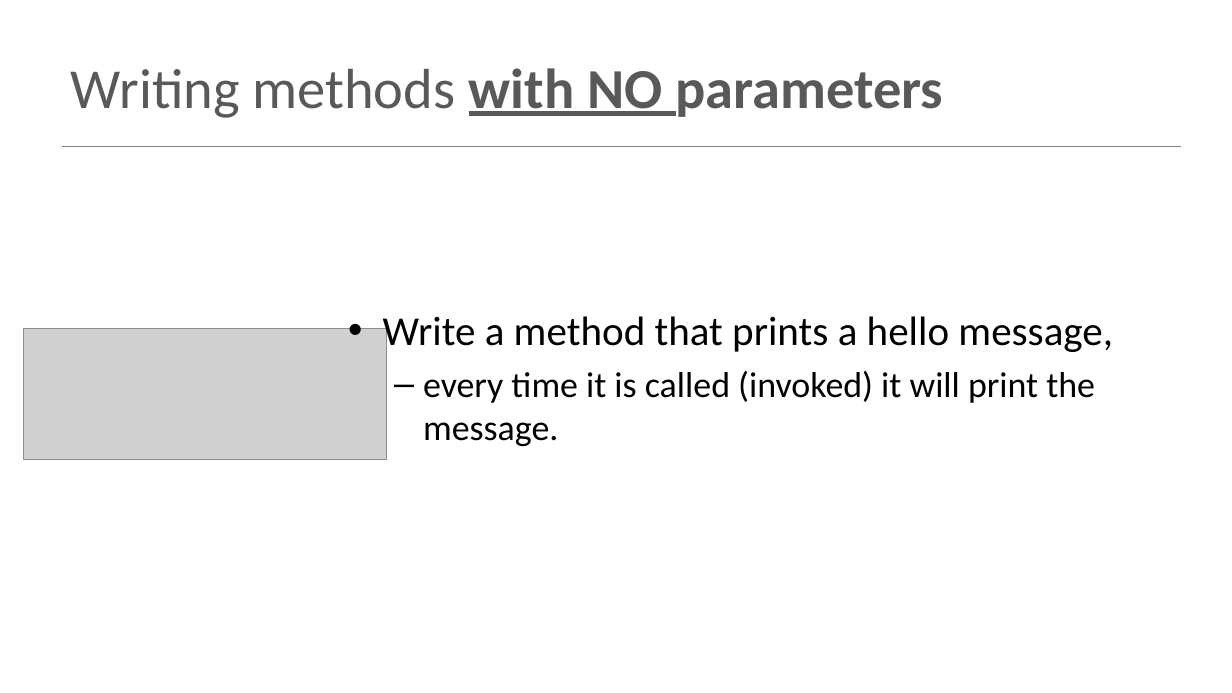
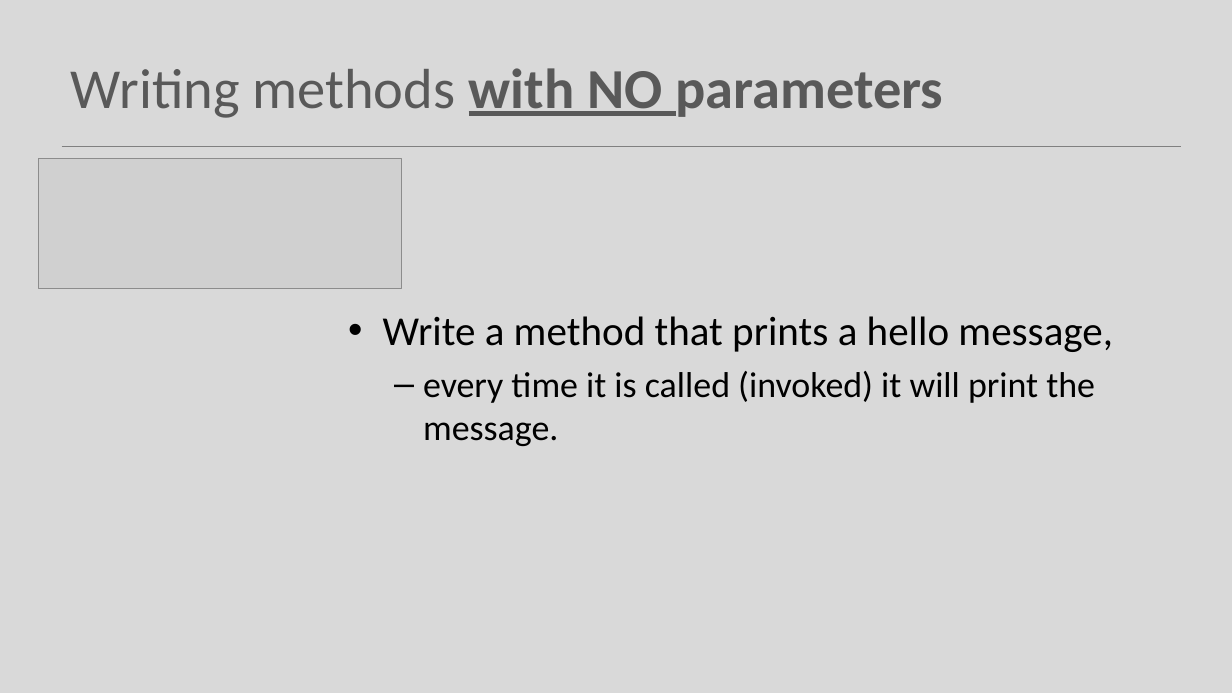
Before and after one commit to Programming-Fundamentals-SETU/prog-fund-1-sept-25, a slide deck: slide 7 of topic07-methods/unit-1/talk-2-bespoke-methods/bespoke-methods.pptx. Drawn at 1232x693 pixels with LibreOffice and Linux fonts; fonts in the diff are those of the drawing; grey boxes stand for pictures. Boxes give left, top, right and bottom in pixels: in the first picture for what was removed or moved away, otherwise in the second. Text is boxed around its words. In the diff, an @@ line names an element or a change of style, - is before the commit and + after.

Commit message:
more on methods

```diff
--- a/topic07-methods/unit-1/talk-2-bespoke-methods/bespoke-methods.pptx
+++ b/topic07-methods/unit-1/talk-2-bespoke-methods/bespoke-methods.pptx
@@ background #FFFFFF to #D9D9D9 @@
@@ picture: place and size @@
-picture at [23,329,386,460]
+picture at [39,158,402,289]
```
Also in this commit, not shown: 14 other slides changed, 1 slide removed, 16 other files.
